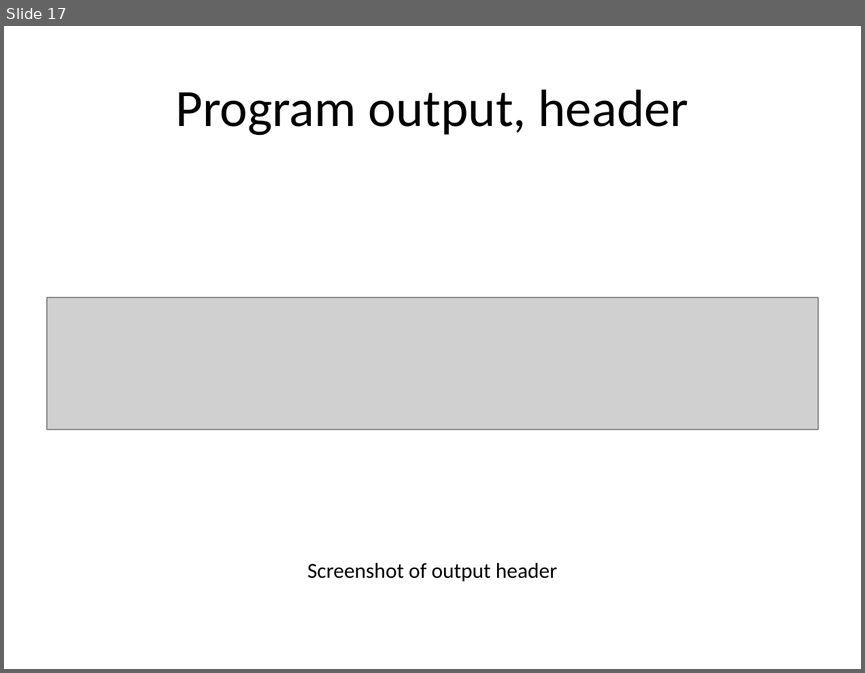
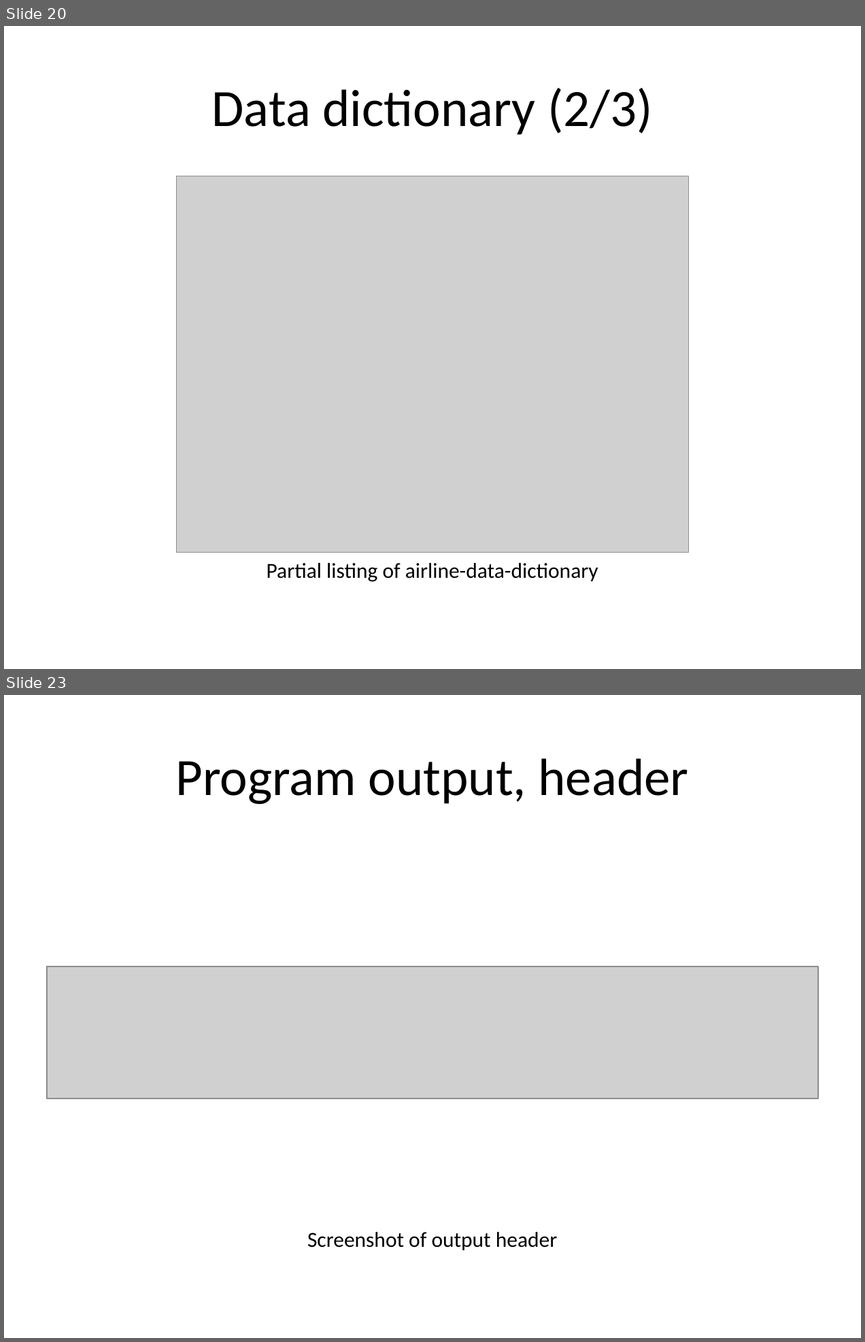
Before and after one commit to pmean/classes, a slide deck: introduction-to-r/results/v01-slides-and-speaker-notes.pptx. Shown one above the other, each under a label of ours: slide 17 before the commit, slides 20 and 23 after it; the slides between them are not shown. The pictures are 865x673 and 865x1342 pixels, drawn with LibreOffice and Linux fonts; fonts in the diff are those of the drawing; grey boxes stand for pictures. Boxes give left, top, right and bottom in pixels: in the first picture for what was removed or moved away, otherwise in the second. Text is boxed around its words. In the diff, an @@ line names an element or a change of style, - is before the commit and + after.

```diff
--- a/introduction-to-r/results/v01-slides-and-speaker-notes.pptx
+++ b/introduction-to-r/results/v01-slides-and-speaker-notes.pptx
@@ slide 20 added at [4,26,861,669], background #FFFFFF @@
@@ title added at [212,88,652,135], 44 pt, text #000000 @@
+Data dictionary (2/3)
@@ picture added at [176,176,687,552] @@
@@ text added at [266,563,598,582], 18 pt, text #000000 @@
+Partial listing of airline-data-dictionary
@@ what was slide 17 is now slide 23 @@
```
Also in this commit, not shown: 13 slides changed, 6 other slides added, 4 other files.
